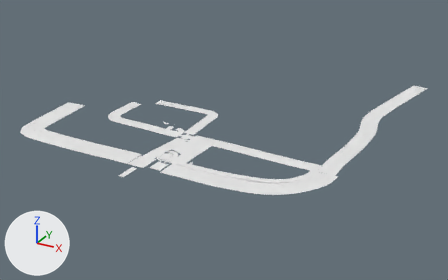
Renders of the Blender file TUTORIAL/scene.blend from each side of a commit.
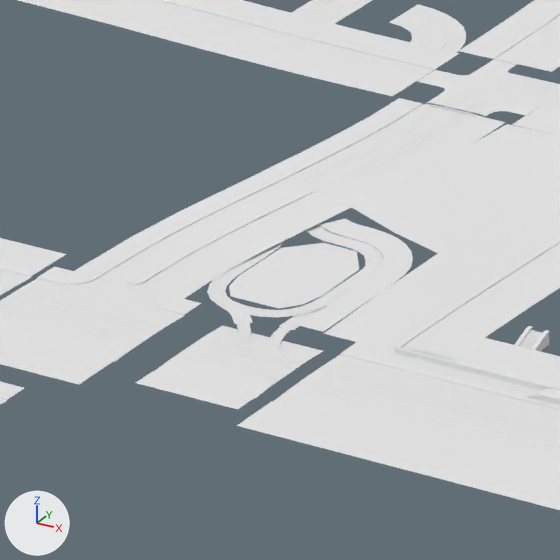
Old and new are each drawn whole from a 50 mm lens placed at (328.8, -608.4, 337.4), pointed at (-83.5, 141.4, -37.5) and again close up on the part from 30% to 43% of the width and 45% to 67% of the height. The axes (+X, +Y, +Z) are drawn at lower left. The lights are the same throughout.

The scene before the commit, as lines of its bpy script (objects in view):
```python
ob_cross01 = bpy.data.objects.new('cross01', me_plane_026)
ob_cross01.location = (-90.0, 50.0, 1.0)
ob_cross02 = bpy.data.objects.new('cross02', me_plane_005)
ob_cross02.location = (-104.8, -40.1, 0.0)
ob_grass00 = bpy.data.objects.new('grass00', me_plane)
ob_grass00.location = (0.0, 0.0, 0.0)
ob_pavement03 = bpy.data.objects.new('pavement03', me_plane_030)
ob_pavement03.location = (0.0, 0.0, 0.0)
ob_rail00 = bpy.data.objects.new('rail00', me_plane_001)
ob_rail00.location = (0.0, 0.0, 0.0)
# also in view: 'rail_corner00' at (-110.2, 64.6, 0.9); 'road04' at (-144.2, 104.4, 1.7); 'road00' at (33.2, -10.6, 0.0); 'road01' at (10.9, 46.5, 1.1); 'road08' at (-97.6, -7.5, 0.3)
```
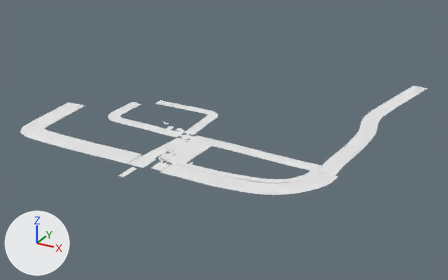
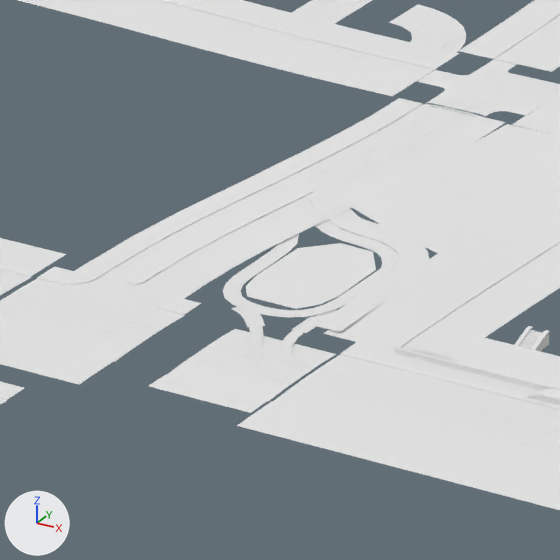
Commit message: * Railroad updated.

What changed in the scene script:
```text
Change me_plane:
    where me_plane.from_pydata(...)  # 34 vertices, 18 faces; spans x -88.6..-53.7, y -28.0..39.0, z -0.2..1.7
    used by ob_grass00; location = (0.0, 0.0, 0.0)
    me_plane part 1: the loose piece of 10 vertices spanning x -88.6..-75.2, y -24.6..-4.2, z -0.1 is moved by (2.0, 1.0, 0.0)
Change me_plane_005:
    used by ob_cross02; location = (-104.8, -40.1, 0.0)
    remove me_plane_005.from_pydata(...)  # 1738 vertices, 607 faces; spans x -7.3..38.7, y -48.0..19.1, z -0.4..-0.1
    add me_plane_005.from_pydata(...)  # 1738 vertices, 607 faces; spans x -7.3..40.7, y -48.0..19.1, z -0.4..-0.1
    me_plane_005 part 2: the loose piece of 4 vertices spanning x 30.7..38.7, y -7.9..-3.9, z -0.4..-0.1 is moved by (2.0, 0.0, 0.0)
    me_plane_005 part 3: the loose piece of 4 vertices spanning x 22.7..30.7, y -7.9..-3.9, z -0.4..-0.1 is moved by (2.0, 0.0, 0.0)
    me_plane_005 part 4: the loose piece of 4 vertices spanning x 30.7..38.7, y -11.9..-7.9, z -0.2 is moved by (2.0, 0.0, 0.0)
    me_plane_005 part 5: the loose piece of 4 vertices spanning x 22.7..30.7, y -11.9..-7.9, z -0.2 is moved by (2.0, 0.0, 0.0)
    me_plane_005 part 6: 994 of the vertices in x 19.1..38.7, y -3.9..19.1, z -0.4..-0.1 are moved by (2.0, 0.0, 0.0)
Change cu_nurbspath_007:
    where _sp = cu_nurbspath_007.splines.new('NURBS'); _sp.points.add(13)
    remove _sp.points.foreach_set('co', [-96.94, 7.636, 0.95, 1.0, -97.1, 7.036, 0.92, 1.0, -96.86, 2.948, 0.8, 1.0, -90.0, -6.467, 0.3, 1.0, -90.0, -9.0, 0.0, 1.0, -90.0, -27.0, 0.0, 1.0, -74.0, -27.0, 0.0, 1.0, -74.0, -9.0, 0.0, 1.0, -74.0, -7.369, 0.0, 1.0, -77.55, -2.473, 0.0, 1.0, -87.5, -3.236, 0.3, 1.0, -92.76, 4.481, 0.8, 1.0, -93.15, 6.299, 0.94, 1.0, -93.02, 6.872, 0.95, 1.0])
    add _sp.points.foreach_set('co', [-96.95, 7.758, 0.968, 1.0, -97.1, 7.036, 0.953, 1.0, -96.86, 2.485, 0.827, 1.0, -88.0, -5.93, 0.482, 1.0, -88.0, -10.0, 0.0, 1.0, -88.0, -26.0, 0.0, 1.0, -72.0, -26.0, 0.0, 1.0, -72.0, -8.0, 0.0, 1.0, -72.0, -6.369, 0.0, 1.0, -75.55, -1.473, 0.0, 1.0, -85.5, -2.236, 0.65, 1.0, -92.76, 4.481, 0.847, 1.0, -93.15, 6.299, 0.988, 1.0, -93.02, 6.872, 0.976, 1.0])
Change cu_nurbspath_011:
    where _sp = cu_nurbspath_011.splines.new('NURBS'); _sp.points.add(7)
    remove _sp.points.foreach_set('co', [-70.82, -23.93, 0.22, 1.0, -70.82, -9.069, 0.22, 1.0, -70.82, -6.689, 0.22, 1.0, -73.66, -1.796, 0.22, 1.0, -78.02, 0.425, 0.309, 1.0, -82.0, 0.425, 0.366, 1.0, -84.98, 0.425, 0.484, 1.0, -86.15, 1.091, 0.541, 1.0])
    add _sp.points.foreach_set('co', [-68.82, -22.93, 0.22, 1.0, -68.82, -8.069, 0.22, 1.0, -68.82, -5.689, 0.22, 1.0, -71.66, -0.796, 0.22, 1.0, -76.02, 1.425, 0.369, 1.0, -80.0, 1.425, 0.621, 1.0, -84.12, 1.425, 0.822, 1.0, -85.36, 2.291, 0.908, 1.0])
```

Changed parts and their boxes [x1, y1, x2, y2] in the close-ups (560 x 560 px; the box of a moved part takes in the faces that stretch with it):
'grass00', reshaped: before [229, 124, 560, 351]; after [246, 124, 560, 351]
'cross02', reshaped: before [0, 260, 324, 409]; after [0, 260, 337, 413]
'rail00', reshaped: before [207, 175, 383, 317]; after [222, 175, 400, 318]
'pavement03', reshaped (22% taller): before [298, 219, 413, 332]; after [309, 194, 429, 332]
part 1 of me_plane, moved or reshaped: before [229, 243, 359, 308]; after [246, 243, 376, 309]
part 2 of me_plane_005, moved or reshaped: before [205, 372, 272, 398]; after [218, 375, 285, 401]
part 3 of me_plane_005, moved or reshaped: before [155, 359, 220, 384]; after [167, 362, 234, 388]
part 4 of me_plane_005, moved or reshaped: before [187, 384, 255, 409]; after [199, 388, 267, 413]
part 5 of me_plane_005, moved or reshaped: before [136, 371, 203, 396]; after [149, 374, 217, 399]
part 6 of me_plane_005, moved or reshaped: before [171, 301, 324, 385]; after [184, 307, 337, 388]
